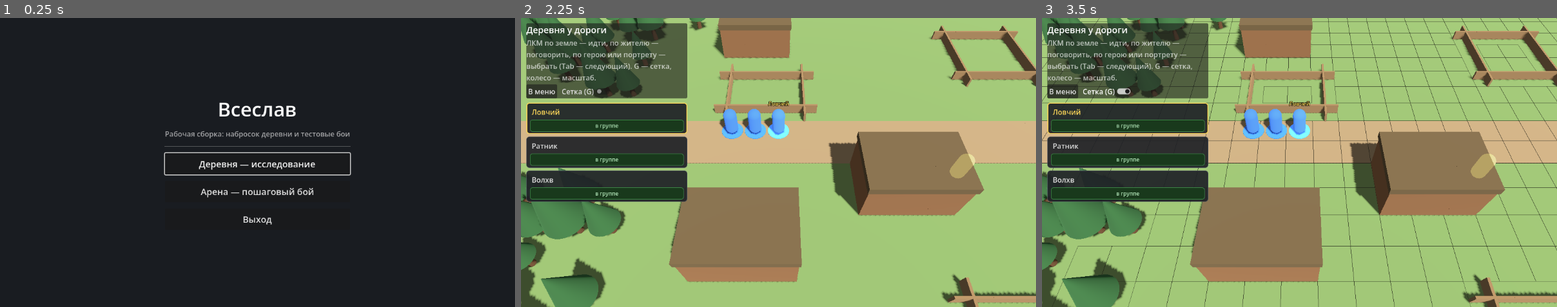
Above: before the commit, frames 1-3 (left to right).
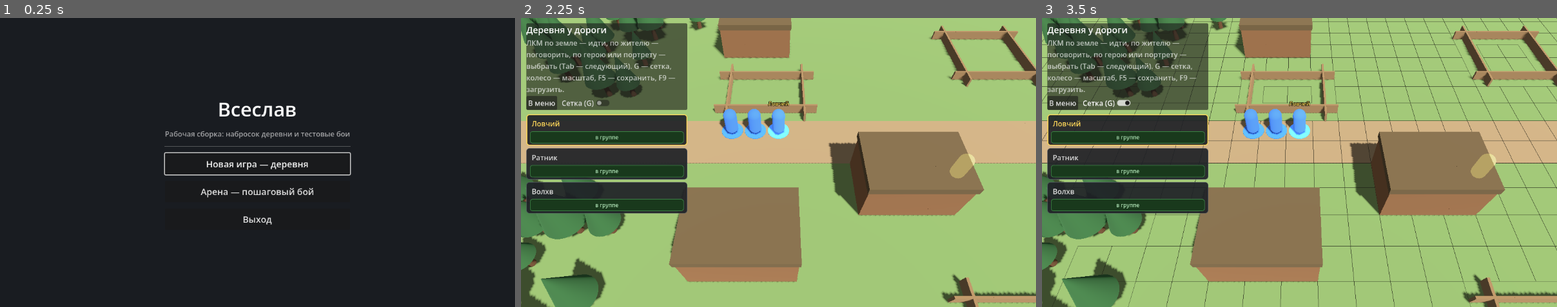
Above: after the commit, the same moments.

Repository: pivnoebidlo/vseslav
Game: Godot game, scene res://game/menu/main_menu.tscn
The game is run twice, just before and just after one commit, with the same random seed, the same clock (stepped at 60 frames per second) and the same inputs.
Inputs (mouse positions are in pixels of both pictures, inside the frame that each line leads up to):
- Up to frame 1 (0.25 s): no input
- Up to frame 2 (2.25 s): click (778, 162) at 0.5 s, where only the run after the commit has a clickable "Новая игра — деревня"; click "В меню" at 1.25 s; click (778, 162) at 2 s, where only the run after the commit has a clickable "Новая игра — деревня"
- Up to frame 3 (3.5 s): click "Сетка (G)" at 2.75 s

The runs differ from the first frame. In frame 1, 0.3% of the frame differs, in the area x 38-62%, y 49-53%; in frame 2, 6.1%; in frame 3, 6.1%, in the area x 1-33%, y 19-68%.

Commit message:
feat: сохранения игры, автосохранение перед боем, экран поражения (ADR-0032)
GameSave по SPEC §9: область, клетки героев, выбранный и сцепка, флаги,
партия, RNG; посреди боя — энкаунтер и состояние боя. Автосохранение перед
каждым боем, F5/F9 — быстрое сохранение и загрузка, при поражении — экран
с загрузкой. В меню — «Продолжить» и «Новая игра — деревня».

Co-Authored-By: Claude Opus 5.5 <noreply@anthropic.com>

Diff:
--- /dev/null
+++ b/core/save/game_save.gd
@@ -0,0 +1,103 @@
+class_name GameSave
+extends RefCounted
+## Сохранение игры (SPEC §9, ADR-0032): модуль, режим (исследование или бой), область,
+## клетки героев, выбранный и сцепка, флаги, партия, RNG вне боя и — посреди боя —
+## энкаунтер и CombatState. JSON из простых типов; [constant SAVE_FORMAT] растёт при
+## изменении формата, старые версии читаются миграцией.
+
+const SAVE_FORMAT := 1
+const GAME_VERSION := "0.1.0"
+const MODE_EXPLORATION := "exploration"
+const MODE_COMBAT := "combat"
+
+const ERR_FORMAT := "err_save_format"
+const ERR_MODULE := "err_save_module"
+const ERR_DATA := "err_save_data"
+
+var module_id: String = ""
+var module_version: String = ""
+var mode: String = MODE_EXPLORATION
+var area: String = ""
+## Клетка каждого героя на карте.
+var heroes: Dictionary[String, Vector2i] = {}
+var selected: String = ""
+var chained: Dictionary[String, bool] = {}
+var flags := WorldFlags.new()
+## Партия (Party.to_dict) — снаряжение и состояние героев.
+var party: Dictionary = {}
+var rng: Dictionary = {}
+## Посреди боя: id энкаунтера и состояние боя (CombatState.to_dict).
+var encounter: String = ""
+var combat: Dictionary = {}
+
+
+func to_dict() -> Dictionary:
+	var hero_cells := {}
+	var ids: Array[String] = []
+	ids.assign(heroes.keys())
+	ids.sort()
+	var chain := {}
+	for id in ids:
+		hero_cells[id] = [heroes[id].x, heroes[id].y]
+		chain[id] = chained.get(id, true)
+	return {
+		"save_format": SAVE_FORMAT,
+		"game_version": GAME_VERSION,
+		"module": {"id": module_id, "version": module_version},
+		"mode": mode,
+		"game_state":
+		{
+			"area": area,
+			"heroes": hero_cells,
+			"selected": selected,
+			"chained": chain,
+			"flags": flags.to_dict(),
+			"party": party,
+			"rng": rng,
+		},
+		"encounter": encounter,
+		"combat_state": combat if mode == MODE_COMBAT else null,
+	}
+
+
+## Сохранение из JSON. Ошибка (ключ локализации) — в [param errors], тогда null.
+static func from_dict(data: Dictionary, errors: Array[String]) -> GameSave:
+	var format := JsonRead.get_int(data, "save_format")
+	if format < 1 or format > SAVE_FORMAT:
+		errors.append(ERR_FORMAT)
+		return null
+	var s := GameSave.new()
+	var module := JsonRead.get_dict(data, "module")
+	s.module_id = JsonRead.get_str(module, "id")
+	s.module_version = JsonRead.get_str(module, "version")
+	s.mode = JsonRead.get_str(data, "mode", MODE_EXPLORATION)
+	var state := JsonRead.get_dict(data, "game_state")
+	s.area = JsonRead.get_str(state, "area")
+	var cells := JsonRead.get_dict(state, "heroes")
+	var chain := JsonRead.get_dict(state, "chained")
+	for key: Variant in cells:
+		var id := str(key)
+		s.heroes[id] = JsonRead.to_vec2i(cells[key])
+		s.chained[id] = JsonRead.get_bool(chain, id, true)
+	s.selected = JsonRead.get_str(state, "selected")
+	s.flags = WorldFlags.from_dict(JsonRead.get_dict(state, "flags"))
+	s.party = JsonRead.get_dict(state, "party")
+	s.rng = JsonRead.get_dict(state, "rng")
+	s.encounter = JsonRead.get_str(data, "encounter")
+	if s.mode == MODE_COMBAT:
+		s.combat = JsonRead.get_dict(data, "combat_state")
+		if s.encounter == "" or s.combat.is_empty():
+			errors.append(ERR_DATA)
+			return null
+	if s.area == "" or s.heroes.is_empty():
+		errors.append(ERR_DATA)
+		return null
+	return s
+
+
+## Подходит ли сохранение к загруженным модулям: модуль есть, область есть.
+func check(content: ModuleContent, errors: Array[String]) -> void:
+	if not content.has_module(module_id):
+		errors.append(ERR_MODULE)
+	elif content.area(area) == null:
+		errors.append(ERR_DATA)
--- a/game/combat/combat_session.gd
+++ b/game/combat/combat_session.gd
@@ -131,6 +131,11 @@
 	return _busy
 
 
+## Можно ли сохраниться посреди боя: ход игрока, ничего не происходит.
+func can_save() -> bool:
+	return state != null and not _busy and not state.ended and _is_player_turn()
+
+
 func show_ui(on: bool) -> void:
 	_ui.visible = on
 
--- a/game/exploration/exploration.gd
+++ b/game/exploration/exploration.gd
@@ -17,6 +17,7 @@
 ## Цель взгляда чуть ниже героя по экрану: внизу открывается окно разговора.
 const LOOK_SHIFT := Vector3(0.0, 0.0, 2.2)
 const CAMERA_LAG := 6.0
+const SCENE := "res://game/exploration/exploration.tscn"
 
 
 ## Герой на карте и его путь.
@@ -90,12 +91,20 @@
 	_area_view.build(_area)
 	_area_view.set_grid_visible(grid_on)
 	_world.add_child(_area_view)
+	var save := _take_save()
 	_spawn_npcs()
 	_spawn_foes()
 	var spawn: Vector2i = _area.spawns.get(JsonRead.get_str(start, "spawn"), Vector2i.ZERO)
-	_spawn_party(spawn)
+	var cells: Dictionary[String, Vector2i] = {}
+	if save != null:
+		cells = save.heroes
+	_spawn_party(spawn, cells)
+	if save != null:
+		_restore_group(save)
 	_look = _look_target()
 	_camera.focus(_look, CAMERA_ZOOM)
+	if save != null and save.mode == GameSave.MODE_COMBAT:
+		_resume_combat(save)
 
 
 func _process(delta: float) -> void:
@@ -126,9 +135,16 @@
 	if button != null and button.button_index in [MOUSE_BUTTON_WHEEL_UP, MOUSE_BUTTON_WHEEL_DOWN]:
 		_camera.handle_input(event)
 		return
+	var key := event as InputEventKey
+	if key != null and key.pressed and not key.echo:
+		if key.keycode == KEY_F5:
+			_quick_save()
+			return
+		if key.keycode == KEY_F9:
+			_load_latest()
+			return
 	if _in_combat():
 		return
-	var key := event as InputEventKey
 	if key != null and key.pressed and not key.echo:
 		_on_key(key.keycode)
 		return
@@ -413,7 +429,8 @@
 # --- Участники ----------------------------------------------------------------
 
 
-func _spawn_party(at: Vector2i) -> void:
+## Герои — в клетках [param cells] (из сохранения) или цепочкой у точки [param at].
+func _spawn_party(at: Vector2i, cells: Dictionary[String, Vector2i] = {}) -> void:
 	var ids: Array[String] = []
 	ids.assign(_screens.party.inventories.keys())
 	ids.sort()
@@ -423,6 +440,8 @@
 		_names[ids[i]] = _name_of(ids[i])
 		w.view = _add_person(ids[i], "party", ids[i], _names[ids[i]])
 		w.view.place(_cell_pos(at) - Vector3(FOLLOW_GAP * i, 0.0, 0.0))
+		if cells.has(ids[i]):
+			w.view.place(_cell_pos(cells[ids[i]]))
 		w.view.face(w.view.position + Vector3.RIGHT)
 		_heroes[ids[i]] = w
 	for i in range(ids.size() * 8, -1, -1):
@@ -508,6 +527,8 @@
 
 
 func _start_combat(e: Encounter) -> void:
+	# Перед боем — автосохранение: при поражении можно начать бой заново.
+	SaveStore.write(_make_save(), SaveStore.AUTO)
 	_encounter = e
 	_talk_to = ""
 	_path_preview.clear()
@@ -526,6 +547,16 @@
 	)
 	for err in errors:
 		push_error(err)
+	await _enter_combat(e, state, true)
+	_session.write(tr("LOG_GAME_AUTOSAVED"), CombatLogFormat.COLOR_INFO)
+	await _session.start(state)
+
+
+## Поле, фигуры и интерфейс боя для [param state]; [param animate] — герои
+## перебегают в свои клетки, иначе ставятся сразу (загрузка).
+func _enter_combat(e: Encounter, state: CombatState, animate: bool) -> void:
+	_encounter = e
+	_party_bar.visible = false
 	_board.build(state.grid, e.battle.position)
 	_session.units.clear()
 	for id in _group.ids:
@@ -538,20 +569,33 @@
 	_session.clear_log()
 	_session.write(tr("LOG_ENCOUNTER"), CombatLogFormat.COLOR_INFO)
 	# Герои встают в клетки поля боя (SPEC §3.2).
-	var tween := create_tween().set_parallel(true)
-	for c in state.combatants:
-		if _session.units.has(c.id):
-			tween.tween_property(
-				_session.units[c.id], "position", _board.position_of(c.column), 0.35
-			)
-	await tween.finished
+	if animate:
+		var tween := create_tween().set_parallel(true)
+		for c in state.combatants:
+			if _session.units.has(c.id):
+				var to := _board.position_of(c.column)
+				tween.tween_property(_session.units[c.id], "position", to, 0.35)
+		await tween.finished
 	for c in state.combatants:
 		if _session.units.has(c.id):
 			_session.units[c.id].place(_board.position_of(c.column))
 	_session.state = state
 	_session.face_enemies()
 	_combat_focus = ""
-	await _session.start(state)
+
+
+func _resume_combat(save: GameSave) -> void:
+	var e := _area.get_encounter(save.encounter)
+	if e == null:
+		return
+	var none: Dictionary[String, Vector2i] = {}
+	var grid := ArenaLoader.grid_from(e.arena_data(_area, none))
+	var state := CombatState.from_dict(save.combat, grid)
+	if state == null:
+		return
+	await _enter_combat(e, state, false)
+	_session.write(tr("LOG_LOADED"), CombatLogFormat.COLOR_GOOD)
+	await _session.resume(state)
 
 
 func _on_combat_status(turn: String, hint: String) -> void:
@@ -563,7 +607,9 @@
 	var state := _session.state
 	_session.stop()
 	if winner != Encounter.TEAM_PARTY:
+		_session.show_ui(false)
 		_game_over.open()
+		_game_over.set_can_load(SaveStore.has_any())
 		return
 	flags.set_flag(_encounter.won_flag(), true)
 	# Добыча, траты и раны — в партию (ADR-0026, ADR-0027).
@@ -591,6 +637,93 @@
 	if view == null:
 		return _look
 	return view.position + LOOK_SHIFT
+
+
+# --- Сохранения (ADR-0032) -----------------------------------------------------
+
+
+## Новая игра или сохранение, выбранное в меню / по F9; применяет флаги, партию и RNG.
+## Возвращает сохранение (клетки героев, бой) или null.
+func _take_save() -> GameSave:
+	var save := SaveStore.pending
+	SaveStore.pending = null
+	if SaveStore.new_game:
+		SaveStore.new_game = false
+		flags = WorldFlags.new()
+		_screens.party = Party.from_db(_content.rules)
+		_screens.save()
+		return null
+	if save == null:
+		return null
+	var errors: Array[String] = []
+	save.check(_content, errors)
+	if not errors.is_empty():
+		_hint.text = tr(errors[0])
+		return null
+	flags = save.flags
+	_screens.party = Party.from_dict(save.party, _content.rules, errors)
+	_screens.save()
+	if not save.rng.is_empty():
+		rng = Rng.from_dict(save.rng)
+	return save
+
+
+func _restore_group(save: GameSave) -> void:
+	for id in _group.ids:
+		if not save.chained.get(id, true):
+			_group.toggle_chain(id)
+	if _heroes.has(save.selected):
+		_leader().view.set_active(false)
+		_group.select(save.selected)
+		_leader().view.set_active(true)
+	_trail = [_leader().view.position]
+	_refresh_bar()
+
+
+func _make_save() -> GameSave:
+	var s := GameSave.new()
+	for m in _content.modules:
+		if not m.start.is_empty():
+			s.module_id = m.id
+			s.module_version = m.version
+	s.area = _area.id
+	for id in _group.ids:
+		s.heroes[id] = _cell_of(_heroes[id].view.position)
+		s.chained[id] = _group.is_chained(id)
+	s.selected = _group.selected
+	s.flags = WorldFlags.from_dict(flags.to_dict())
+	s.party = _screens.party.to_dict()
+	s.rng = rng.to_dict()
+	if _in_combat():
+		s.mode = GameSave.MODE_COMBAT
+		s.encounter = _encounter.id
+		s.combat = _session.state.to_dict()
+	return s
+
+
+func _quick_save() -> void:
+	if _dialog.is_open() or (_in_combat() and not _session.can_save()):
+		_notify(tr("LOG_SAVE_NOT_NOW"))
+		return
+	SaveStore.write(_make_save(), SaveStore.QUICK)
+	_notify(tr("LOG_GAME_SAVED"))
+
+
+func _load_latest() -> void:
+	var errors: Array[String] = []
+	var save := SaveStore.latest(errors)
+	if save == null:
+		_notify(tr(errors[0] if not errors.is_empty() else "LOG_NO_SAVE"))
+		return
+	SaveStore.pending = save
+	get_tree().change_scene_to_file.call_deferred(SCENE)
+
+
+func _notify(text: String) -> void:
+	if _in_combat():
+		_session.write(text, CombatLogFormat.COLOR_INFO)
+	else:
+		_hint.text = text
 
 
 # --- Интерфейс ----------------------------------------------------------------
@@ -638,6 +771,7 @@
 	layer.add_child(_screens)
 	layer.add_child(_dialog)
 	layer.add_child(_game_over)
+	_game_over.load_pressed.connect(_load_latest)
 	_game_over.menu_pressed.connect(func() -> void: get_tree().change_scene_to_file(MainMenu.SCENE))
 	layer.add_child(_dice)
 	_dialog.setup(_dice, rng)
--- /dev/null
+++ b/game/exploration/save_store.gd
@@ -0,0 +1,43 @@
+class_name SaveStore
+extends RefCounted
+## Сохранения игры на диске (user://saves, ADR-0032): быстрое (F5) и автосохранение
+## перед каждым боем. Загружается самое свежее. Загрузка — через смену сцены: сцена
+## исследования при старте берёт [member pending].
+
+const DIR := "user://saves"
+const QUICK := "user://saves/game_quick.json"
+const AUTO := "user://saves/game_auto.json"
+
+## Сохранение, которое сцена исследования применит при старте.
+static var pending: GameSave = null
+## Начать новую игру: флаги и партия — с нуля.
+static var new_game := false
+
+
+static func write(save: GameSave, path: String) -> void:
+	DirAccess.make_dir_recursive_absolute(DIR)
+	var file := FileAccess.open(path, FileAccess.WRITE)
+	file.store_string(JSON.stringify(save.to_dict(), "  ", true))
+	file.close()
+
+
+static func has_any() -> bool:
+	return FileAccess.file_exists(QUICK) or FileAccess.file_exists(AUTO)
+
+
+## Самое свежее сохранение; null — нет или не читается (причины — в [param errors]).
+static func latest(errors: Array[String]) -> GameSave:
+	var path := ""
+	var newest := -1
+	for p: String in [QUICK, AUTO]:
+		if FileAccess.file_exists(p) and FileAccess.get_modified_time(p) > newest:
+			newest = FileAccess.get_modified_time(p)
+			path = p
+	if path == "":
+		return null
+	var parsed: Variant = JSON.parse_string(FileAccess.get_file_as_string(path))
+	if typeof(parsed) != TYPE_DICTIONARY:
+		errors.append(GameSave.ERR_DATA)
+		return null
+	var data: Dictionary = parsed
+	return GameSave.from_dict(data, errors)
--- a/game/menu/main_menu.gd
+++ b/game/menu/main_menu.gd
@@ -1,6 +1,7 @@
 class_name MainMenu
 extends Control
-## Главное меню: деревня (исследование), арена (бой), выход. Запуск с аргументами
+## Главное меню: продолжить (последнее сохранение), новая игра в деревне, арена,
+## выход. Запуск с аргументами
 ## (--arena, --autoplay, --screenshot, …) сразу открывает арену — для дымовых проверок.
 
 const SCENE := "res://game/menu/main_menu.tscn"
@@ -54,9 +55,12 @@
 	subtitle.horizontal_alignment = HORIZONTAL_ALIGNMENT_CENTER
 	box.add_child(subtitle)
 	box.add_child(HSeparator.new())
-	var first := _button(box, "UI_MENU_EXPLORE", _open.bind(EXPLORATION_SCENE))
+	if SaveStore.has_any():
+		_button(box, "UI_MENU_CONTINUE", _continue)
+	_button(box, "UI_MENU_EXPLORE", _new_game)
 	_button(box, "UI_MENU_ARENA", _open.bind(ARENA_SCENE))
 	_button(box, "UI_MENU_QUIT", get_tree().quit)
+	var first: Button = box.get_child(3)
 	first.grab_focus.call_deferred()
 
 
@@ -70,5 +74,18 @@
 	return b
 
 
+func _continue() -> void:
+	var errors: Array[String] = []
+	SaveStore.pending = SaveStore.latest(errors)
+	SaveStore.new_game = false
+	_open(EXPLORATION_SCENE)
+
+
+func _new_game() -> void:
+	SaveStore.pending = null
+	SaveStore.new_game = true
+	_open(EXPLORATION_SCENE)
+
+
 func _open(scene: String) -> void:
 	get_tree().change_scene_to_file(scene)
--- a/locales/ui.csv
+++ b/locales/ui.csv
@@ -268,11 +268,11 @@
 err_rest_full_hp,Хиты и так полные.,HP already full.
 UI_GAME_TITLE,Всеслав,Vseslav
 UI_MENU_SUBTITLE,"Рабочая сборка: набросок деревни и тестовые бои","Work in progress: village sketch and test fights"
-UI_MENU_EXPLORE,Деревня — исследование,Village — exploration
+UI_MENU_EXPLORE,Новая игра — деревня,New game — village
 UI_MENU_ARENA,Арена — пошаговый бой,Arena — turn-based combat
 UI_MENU_QUIT,Выход,Quit
 UI_MENU,В меню,Menu
-UI_EXPLORE_HINT,"ЛКМ по земле — идти, по жителю — поговорить, по герою или портрету — выбрать (Tab — следующий). G — сетка, колесо — масштаб.","LMB on the ground to walk, on a villager to talk, on a hero or portrait to select (Tab for next). G toggles the grid, wheel zooms."
+UI_EXPLORE_HINT,"ЛКМ по земле — идти, по жителю — поговорить, по герою или портрету — выбрать (Tab — следующий). G — сетка, колесо — масштаб, F5 — сохранить, F9 — загрузить.","LMB on the ground to walk, on a villager to talk, on a hero or portrait to select (Tab for next). G toggles the grid, wheel zooms, F5 saves, F9 loads."
 UI_EXPLORE_NO_START,"В загруженных модулях нет начальной области (module.json → start).","No starting area in the loaded modules (module.json → start)."
 UI_DIALOG_LEAVE,Уйти,Leave
 UI_GRID,Сетка (G),Grid (G)
@@ -294,3 +294,10 @@
 UI_GAME_OVER,Поражение,Defeat
 UI_GAME_OVER_TEXT,"Партия пала. Загрузить сохранение или выйти в меню?","The party has fallen. Load a save or return to the menu?"
 UI_LOAD_GAME,Загрузить сохранение,Load save
+UI_MENU_CONTINUE,Продолжить,Continue
+LOG_GAME_SAVED,"Игра сохранена (F9 — загрузить).","Game saved (F9 to load)."
+LOG_GAME_AUTOSAVED,"Автосохранение перед боем.","Autosaved before the fight."
+LOG_SAVE_NOT_NOW,"Сохраниться можно в свой ход, когда ничего не происходит.","You can save on your turn when nothing is happening."
+err_save_format,"Сохранение от более новой версии игры.","The save is from a newer version of the game."
+err_save_module,"Для сохранения нет нужного модуля.","The module this save needs is not loaded."
+err_save_data,"Сохранение повреждено.","The save is damaged."
--- /dev/null
+++ b/tests/unit/save/test_game_save.gd
@@ -0,0 +1,80 @@
+extends GutTest
+## Сохранение игры: формат SPEC §9, исследование и бой (ADR-0032).
+
+
+func _save() -> GameSave:
+	var s := GameSave.new()
+	s.module_id = "vseslav.spike"
+	s.module_version = "0.1.0"
+	s.area = "derevnya"
+	s.heroes = {"ratnik": Vector2i(3, 4), "volkhv": Vector2i(5, 6)}
+	s.selected = "volkhv"
+	s.chained = {"ratnik": false, "volkhv": true}
+	s.flags.set_flag("met_starosta", true)
+	s.flags.set_flag("visits", 2)
+	s.party = {"format": 2, "heroes": {}}
+	s.rng = Rng.new(42).to_dict()
+	return s
+
+
+## Через JSON, как на диске.
+func _through_json(s: GameSave, errors: Array[String]) -> GameSave:
+	var parsed: Dictionary = JSON.parse_string(JSON.stringify(s.to_dict()))
+	return GameSave.from_dict(parsed, errors)
+
+
+func test_exploration_round_trip() -> void:
+	var errors: Array[String] = []
+	var back := _through_json(_save(), errors)
+	assert_eq(errors, [] as Array[String])
+	assert_eq(back.mode, GameSave.MODE_EXPLORATION)
+	assert_eq(back.area, "derevnya")
+	assert_eq(back.heroes["ratnik"], Vector2i(3, 4))
+	assert_eq(back.selected, "volkhv")
+	assert_false(back.chained["ratnik"])
+	assert_true(back.flags.matches({"flag": "visits", "eq": 2}))
+	var again := _through_json(back, errors)
+	assert_eq(JSON.stringify(again.to_dict()), JSON.stringify(back.to_dict()), "stable")
+	var combat_state: Variant = back.to_dict()["combat_state"]
+	assert_eq(typeof(combat_state), TYPE_NIL)
+
+
+func test_combat_round_trip_keeps_the_fight() -> void:
+	var db := RulesDb.load_dir(CombatSim.RULES_DIR)
+	var data := ArenaLoader.read_file(CombatSim.arena_path("doroga"))
+	var state := ArenaLoader.new_combat(data, 5, db)
+	state.start()
+	var s := _save()
+	s.mode = GameSave.MODE_COMBAT
+	s.encounter = "razboyniki"
+	s.combat = state.to_dict()
+	var errors: Array[String] = []
+	var back := _through_json(s, errors)
+	assert_eq(errors, [] as Array[String])
+	var restored := CombatState.from_dict(back.combat, state.grid)
+	assert_eq(restored.to_dict(), state.to_dict())
+	assert_eq(back.encounter, "razboyniki")
+
+
+func test_rejects_newer_format_and_broken_data() -> void:
+	var errors: Array[String] = []
+	var d := _save().to_dict()
+	d["save_format"] = GameSave.SAVE_FORMAT + 1
+	assert_null(GameSave.from_dict(d, errors))
+	assert_eq(errors, [GameSave.ERR_FORMAT] as Array[String])
+	errors.clear()
+	var combat := _save()
+	combat.mode = GameSave.MODE_COMBAT
+	assert_null(GameSave.from_dict(combat.to_dict(), errors), "combat without a fight")
+	assert_eq(errors, [GameSave.ERR_DATA] as Array[String])
+
+
+func test_check_against_loaded_modules() -> void:
+	var content := ModuleLoader.load_all(["res://modules"])
+	var errors: Array[String] = []
+	_save().check(content, errors)
+	assert_eq(errors, [] as Array[String])
+	var other := _save()
+	other.module_id = "someone.else"
+	other.check(content, errors)
+	assert_eq(errors, [GameSave.ERR_MODULE] as Array[String])
Not shown, added: core/save/game_save.gd.uid
Not shown, added: game/exploration/save_store.gd.uid
Not shown, added: tests/unit/save/test_game_save.gd.uid
Not shown, changed: docs/ROADMAP.md
Not shown, changed: docs/SPEC.md
Not shown, added: docs/adr/0032-combat-on-map-and-saves.md
Not shown, changed: docs/playtest.md
